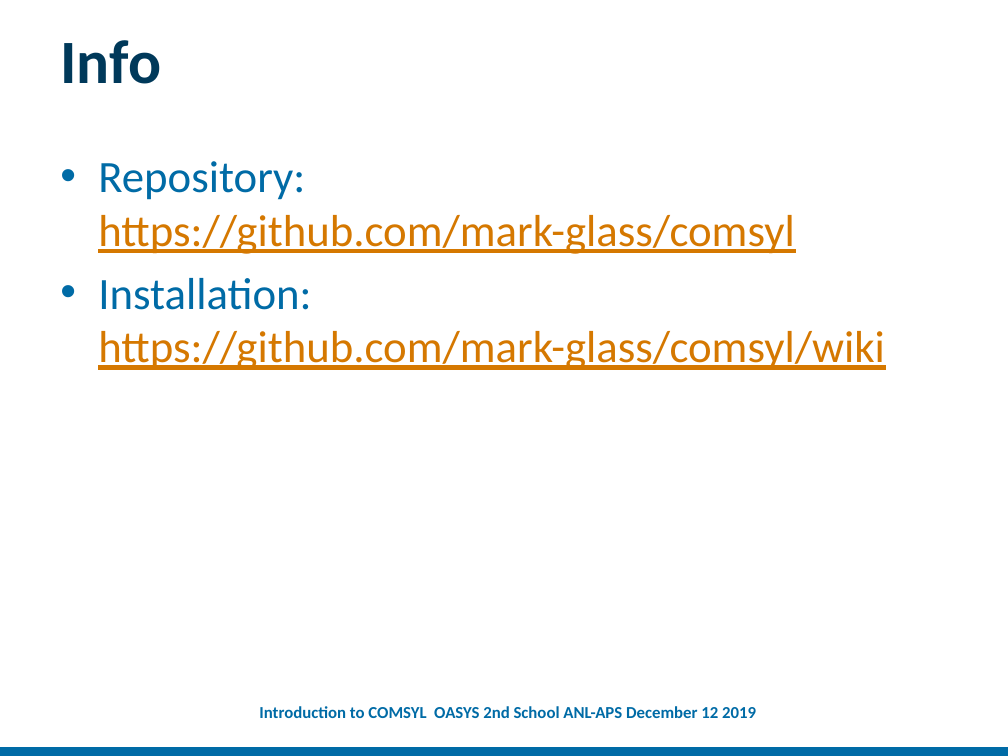
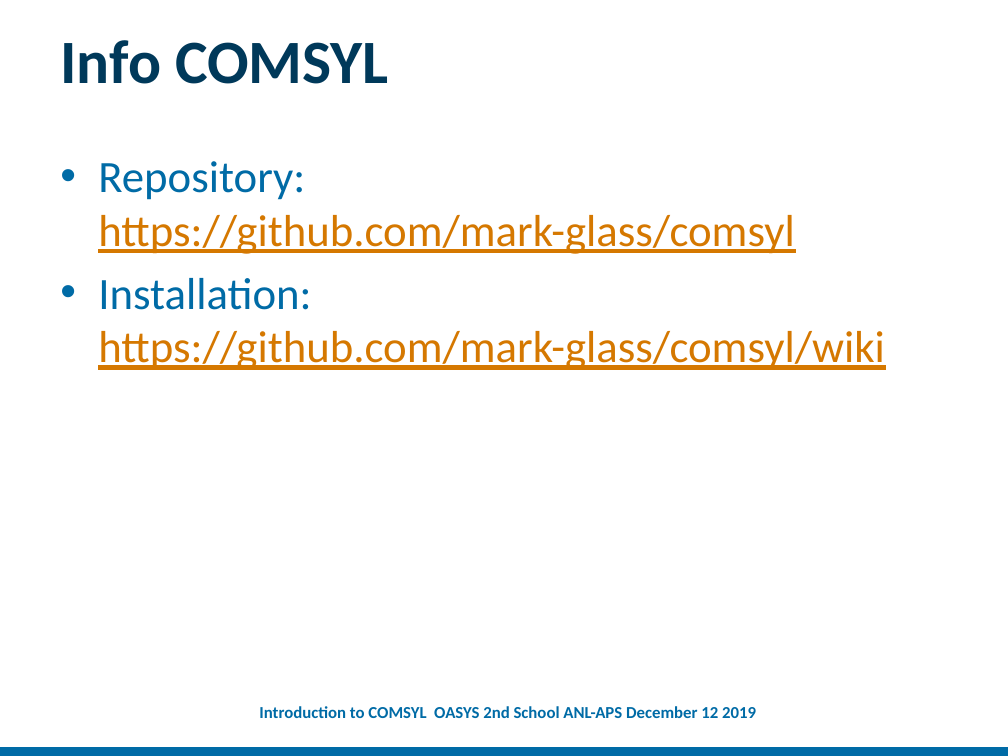
Before and after one commit to oasys-kit/oasys_school, a slide deck: slide 6 of second/slides/Introduction_to_COMSYL.pptx (slide 8 before the commit). Drawn at 1008x756 pixels with LibreOffice and Linux fonts; fonts in the diff are those of the drawing; background and template pictures are left out. Boxes give left, top, right and bottom in pixels: in the first picture for what was removed or moved away, otherwise in the second. Text is boxed around its words. In the diff, an @@ line names an element or a change of style, - is before the commit and + after.

```diff
--- a/second/slides/Introduction_to_COMSYL.pptx
+++ b/second/slides/Introduction_to_COMSYL.pptx
@@ title at box(60, 40, 389, 84): text changed @@
-Info
+Info COMSYL
```
Also in this commit, not shown: 1 other slide changed, 4 slides added, 1 slide removed, 4 other files.
